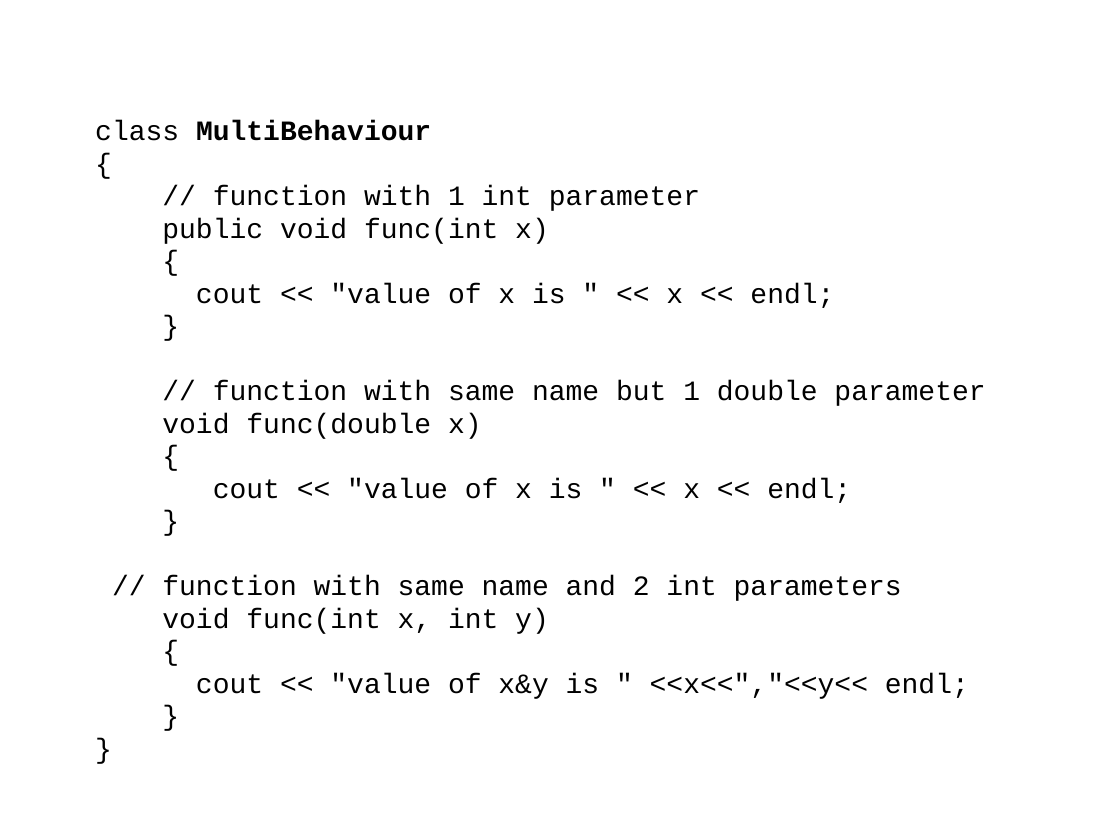
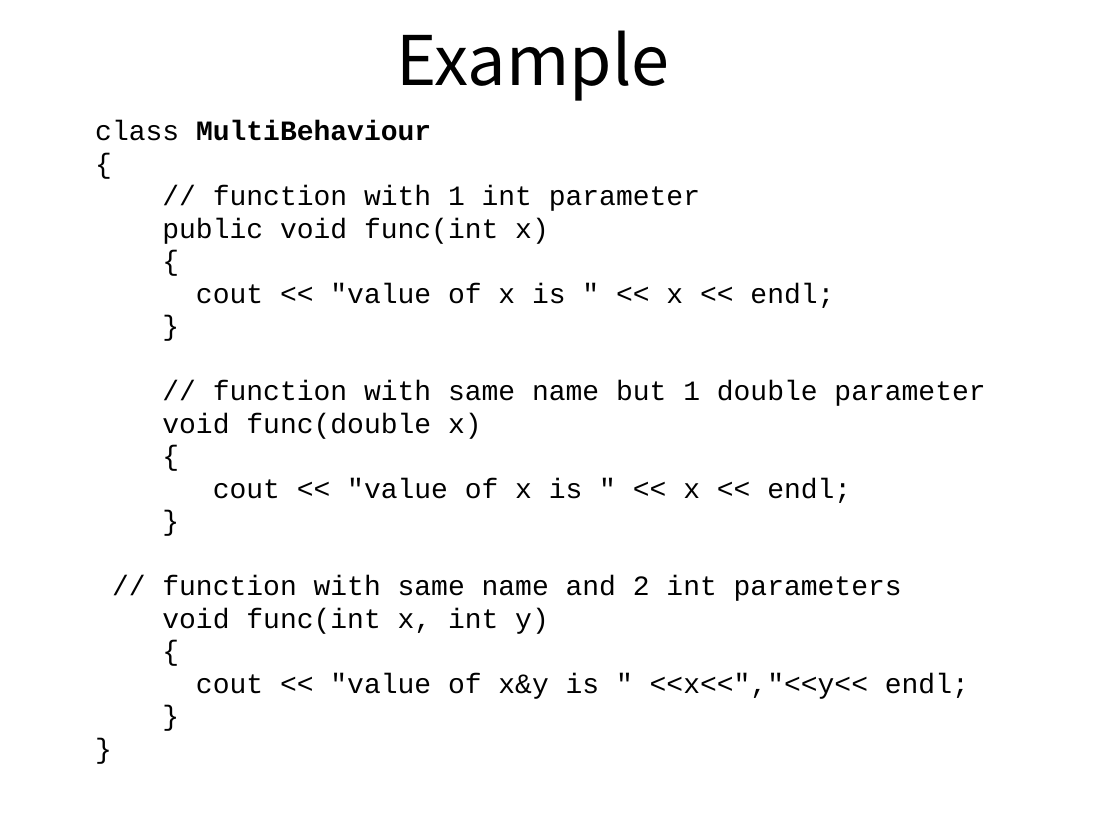
Before and after one commit to pankajfri/Training-Materials, a slide deck: slide 14 of Objected Oriented Programming Concepts Using C++ & Data Structures/OOPs with C++.pptx. Drawn at 1120x840 pixels with LibreOffice and Linux fonts; fonts in the diff are those of the drawing; background and template pictures are left out. Boxes give left, top, right and bottom in pixels: in the first picture for what was removed or moved away, otherwise in the second. Text is boxed around its words. In the diff, an @@ line names an element or a change of style, - is before the commit and + after.

```diff
--- a/Objected Oriented Programming Concepts Using C++ & Data Structures/OOPs with C++.pptx
+++ b/Objected Oriented Programming Concepts Using C++ & Data Structures/OOPs with C++.pptx
@@ title added at (396,30,669,101), 44 pt, text #000000 @@
+Example
```
Also in this commit, not shown: 8 other slides changed, 3 other files.
